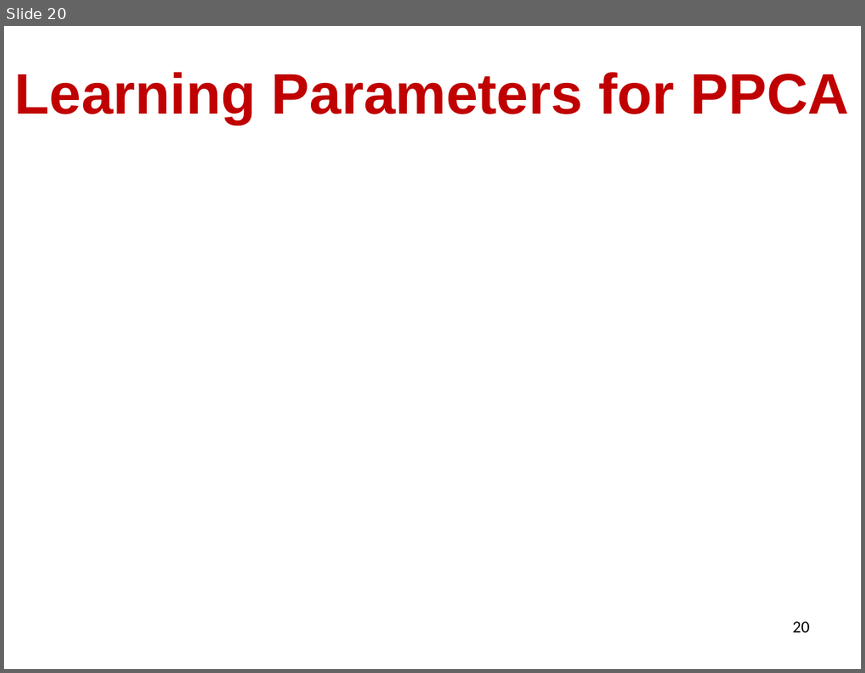
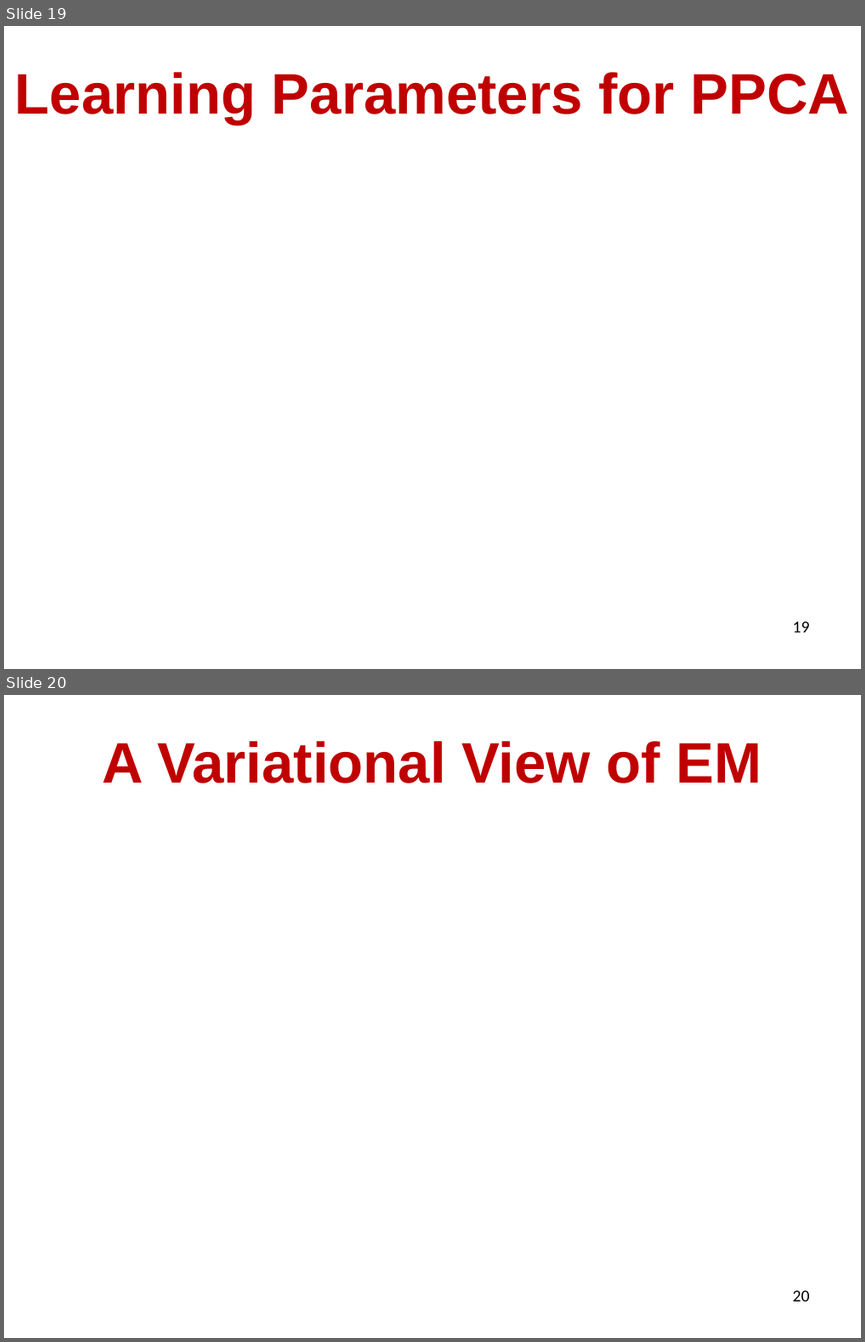
Before and after one commit to lileicc/ucsbcs291k_machine_learning_fall2022, a slide deck: lectures/10_gmm.pptx. Shown one above the other, each under a label of ours: slide 20 before the commit, slides 19 and 20 after it. The pictures are 865x673 and 865x1342 pixels, drawn with LibreOffice and Linux fonts; fonts in the diff are those of the drawing; grey boxes stand for pictures. Boxes give left, top, right and bottom in pixels: in the first picture for what was removed or moved away, otherwise in the second. Text is boxed around its words. In the diff, an @@ line names an element or a change of style, - is before the commit and + after.

```diff
--- a/lectures/10_gmm.pptx
+++ b/lectures/10_gmm.pptx
@@ slide 20 added at (4,695,861,1338), background #FFFFFF; not listed: 5 template elements that a slide beside it also shows @@
@@ title added at (103,741,762,783), 48 pt, text #C00000, bold @@
+A Variational View of EM
@@ page number added at (793,1290,810,1301), 14 pt, text #000000 @@
+20
@@ what was slide 20 is now slide 19 @@
@@ page number at (793,621,810,632): text changed @@
-20
+19
```
Also in this commit, not shown: 5 slides changed, 1 other slide added, 8 slides removed, 4 other files.
